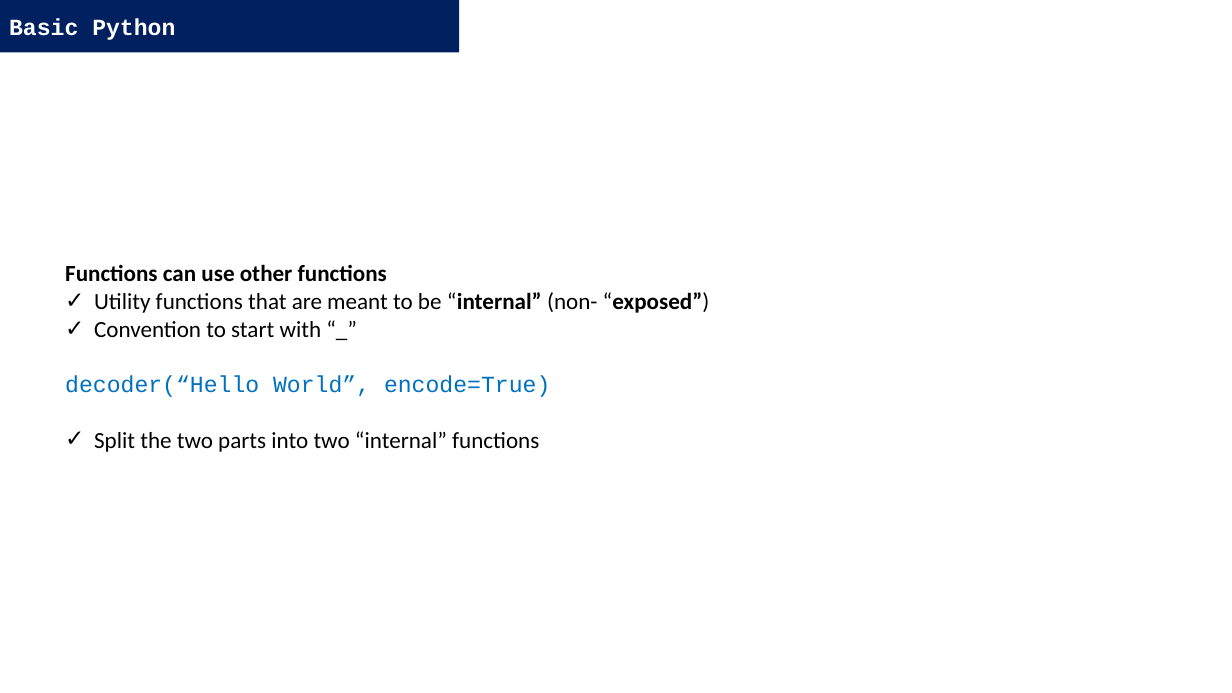
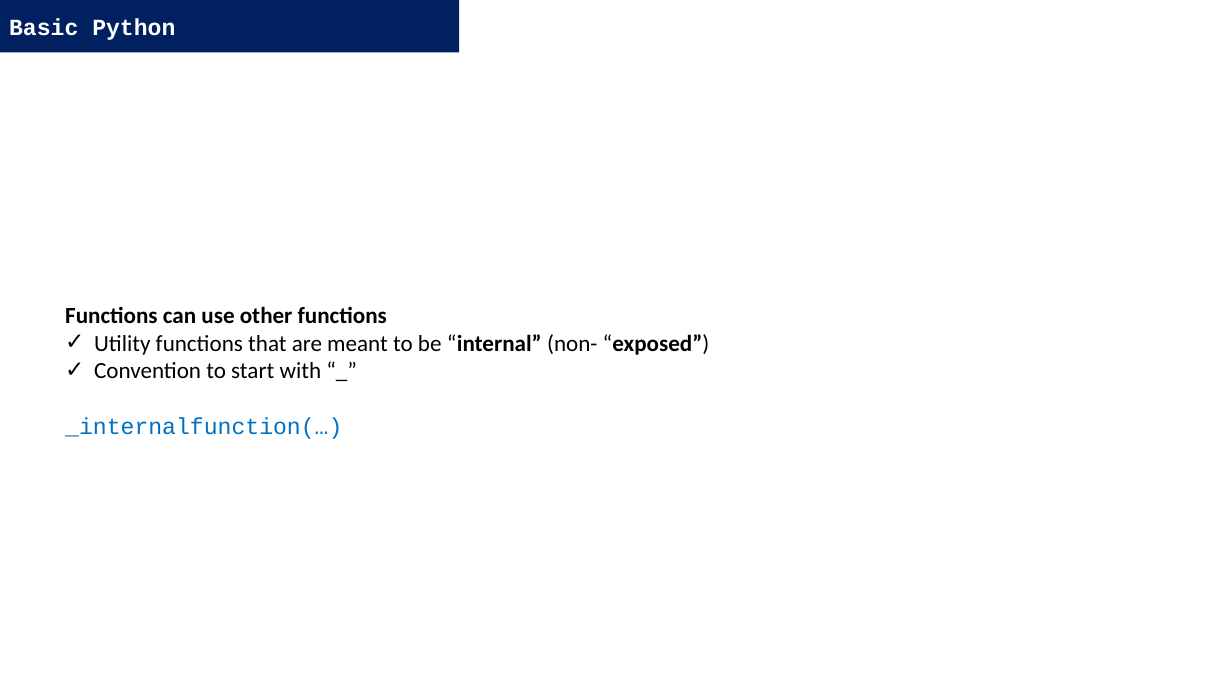
Before and after one commit to DominiqueMakowski/teaching, a slide deck: slide 30 of Python/2022_Zurich/AdvancedPython_2022.pptx (slide 28 before the commit). Drawn at 1232x693 pixels with LibreOffice and Linux fonts; fonts in the diff are those of the drawing. Boxes give left, top, right and bottom in pixels: in the first picture for what was removed or moved away, otherwise in the second. Text is boxed around its words. In the diff, an @@ line names an element or a change of style, - is before the commit and + after.

```diff
--- a/Python/2022_Zurich/AdvancedPython_2022.pptx
+++ b/Python/2022_Zurich/AdvancedPython_2022.pptx
@@ text at [65,417,342,439]: text changed; font Calibri to Courier New; text colour #000000 to #0070C0 @@
-decoder(“Hello World”, encode=True)
-✓ Split the two parts into two “internal” functions
+_internalfunction(…)
```
Also in this commit, not shown: 27 other slides changed, 5 slides added.
